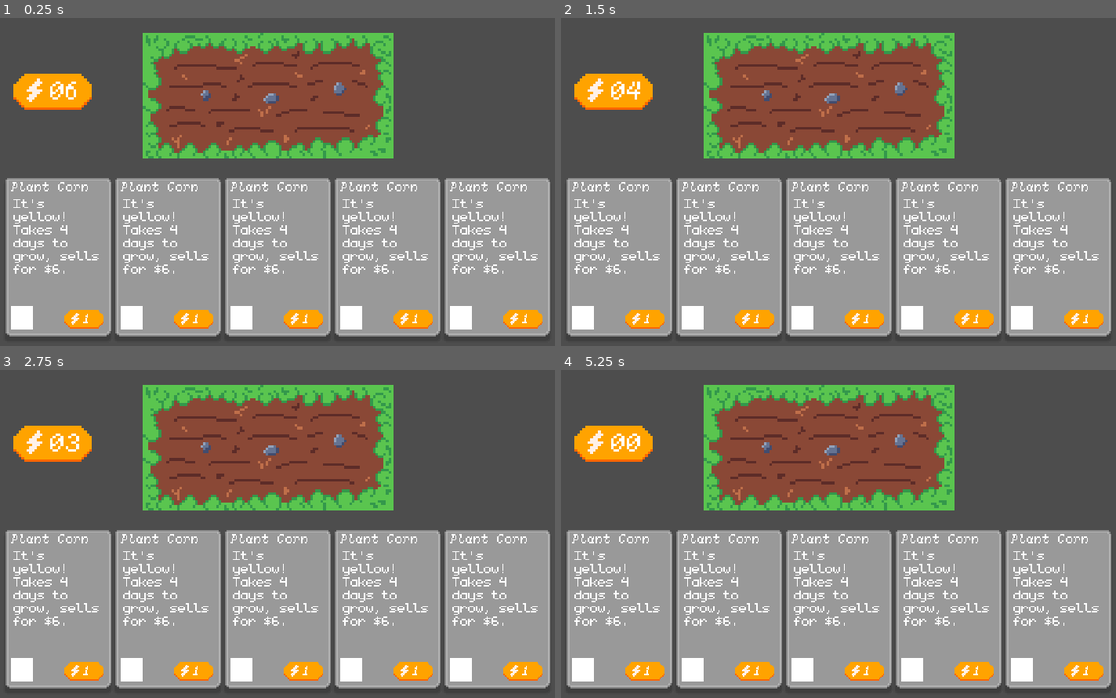
Above: before the commit, frames 1-4 (two rows, left to right).
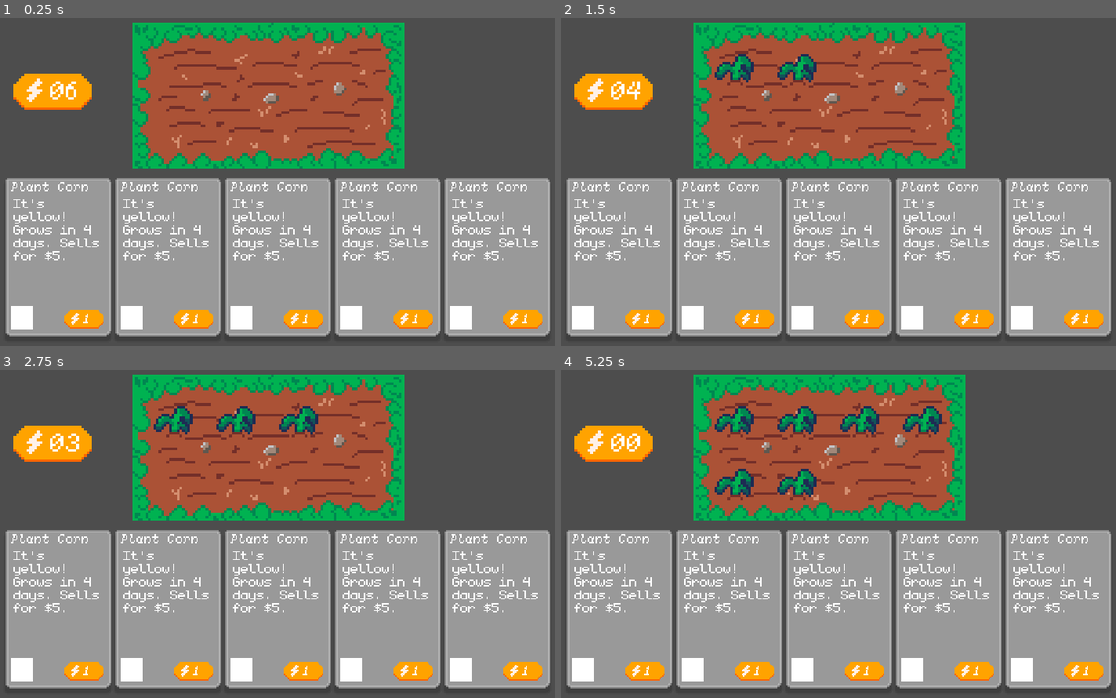
Above: after the commit, the same moments.

Repository: Hex-4/carden
Game: Godot game, scene res://main-test.tscn
Same seed, same stepped clock (60 frames per second), same inputs: the game is played once before the commit and once after it.
Inputs (mouse positions are in pixels of both pictures, inside the frame that each line leads up to):
- Up to frame 1 (0.25 s): no input
- Up to frame 2 (1.5 s): tap Enter at 0.5 s; drag from (616, 257) to (899, 113) at 0.52 s; tap Space at 1.25 s; drag from (727, 257) to (805, 260) at 1.27 s
- Up to frame 3 (2.75 s): tap Enter at 2 s; move the mouse to (277, 609) at 2.02 s; hold Right from 2.03 s (still down); tap Alt at 2.1 s; click (277, 609) at 2.17 s
- Up to frame 4 (5.25 s): release Right at 2.75 s; tap Space at 2.75, 4.25 s; drag from (949, 609) to (649, 488) at 2.77 s; tap Enter at 3.5 s; drag from (1060, 609) to (871, 540) at 3.52 s; drag from (649, 488) to (744, 452) at 4.27 s; move the mouse to (871, 540) at 5.02 s; hold Down from 5.03 s (still down); tap Alt at 5.1 s; click (871, 540) at 5.17 s

The runs differ from the first frame. In frame 1, 23% of the frame differs, in the area x 2-97%, y 1-78%; in frame 2, 23%; in frame 3, 23%; in frame 4, 23%.

Commit message:
draw corn, make planting infra!

Diff:
--- /dev/null
+++ b/infra/scripts/CropTile.gd
@@ -0,0 +1,12 @@
+extends RefCounted
+class_name CropTile
+
+var crop_type: String = ""
+var turns_remaining: int = 0
+var is_empty: bool = true
+var planted_by: CardData = null
+
+func reset():
+	crop_type = ""
+	turns_remaining = 0
+	is_empty = true
--- a/infra/scripts/card_info.gd
+++ b/infra/scripts/card_info.gd
@@ -1,8 +1,13 @@
 class_name CardData
 extends Resource
+
+enum TargetType {
+	NONE,
+	CARD_TARGET
+}
 
 var card_name: String = "Card Title"
 var cost: int = 0
 var description: String = "I do something! I hope!"
-var needs_target: bool = false
-var effect: Callable = func(gm): print("this should never be called but if it is getting called then that means that a test card is getting created... uuh...")
+var needs_target: TargetType = TargetType.NONE
+var effect: Callable = func(_gm): print("this should never be called but if it is getting called then that means that a test card is getting created... uuh...")
--- /dev/null
+++ b/infra/scripts/card_lib.gd
@@ -0,0 +1,12 @@
+class_name CardLib
+extends RefCounted
+
+static func corn_card():
+	var card = CardData.new()
+	card.card_name = "Plant Corn"
+	card.cost = 1
+	card.description = "It's yellow! Grows in 4 days. Sells for $5."
+	card.needs_target = CardData.TargetType.NONE
+	card.effect = func(gm: GameManager):
+		gm.farm.plant_corn()
+	return card
--- /dev/null
+++ b/infra/scripts/farm.gd
@@ -0,0 +1,41 @@
+extends TileMapLayer
+class_name Farm
+
+var tiles: Array[CropTile] = [
+	CropTile.new(),
+	CropTile.new(),
+	CropTile.new(),
+	CropTile.new(),
+	CropTile.new(),
+	CropTile.new(),
+	CropTile.new(),
+	CropTile.new(),
+]
+
+var coords_to_tiles = [
+	Vector2(0, 0),
+	Vector2(1, 0),
+	Vector2(2, 0),
+	Vector2(3, 0),
+	Vector2(0, 1),
+	Vector2(1, 1),
+	Vector2(2, 1),
+	Vector2(3, 1),
+]
+
+func is_crop_empty(crop: CropTile):
+	if crop.is_empty:
+		return true
+	else:
+		return false
+
+func plant_corn():
+	var empty_idx = tiles.find_custom(is_crop_empty.bind())
+	var c: CropTile = tiles[empty_idx]
+
+	c.crop_type = "corn"
+	c.is_empty = false
+	c.planted_by = CardLib.corn_card()
+	c.turns_remaining = 4
+
+	set_cell(coords_to_tiles[empty_idx], 0, Vector2(1, 0))
--- a/infra/scripts/game_manager.gd
+++ b/infra/scripts/game_manager.gd
@@ -3,21 +3,16 @@
 
 var base_card_scene: PackedScene = preload("res://infra/card.tscn")
 
-var corn_data = CardData.new()
-
 @onready var energy_label = %EnergyLevel
 
 var energy = 6
 
-func load_cards():
-	corn_data.card_name = "Plant Corn"
-	corn_data.description = "It's yellow! Takes 4 days to grow, sells for $6."
-	corn_data.cost = 1
+var corn_data = CardLib.corn_card()
 
+@onready var farm: Farm = $Screen/Farm
 
 # Called when the node enters the scene tree for the first time.
 func _ready() -> void:
-	load_cards()
 	create_card(corn_data)
 	create_card(corn_data)
 	create_card(corn_data)
--- a/main-test.tscn
+++ b/main-test.tscn
@@ -1,9 +1,24 @@
-[gd_scene load_steps=5 format=3 uid="uid://btn12n75otxaf"]
+[gd_scene load_steps=9 format=3 uid="uid://btn12n75otxaf"]
 
 [ext_resource type="Texture2D" uid="uid://cb6o10lqbkm0u" path="res://art-sources/energy-pill.png" id="3_1kwsd"]
+[ext_resource type="Texture2D" uid="uid://c2smapoi7ts8o" path="res://art-sources/corn.png" id="3_g7jtv"]
 [ext_resource type="Script" uid="uid://cfjx3gq8snege" path="res://infra/scripts/game_manager.gd" id="4_1kwsd"]
 [ext_resource type="Texture2D" uid="uid://bupe615yjnvp7" path="res://art-sources/farm.png" id="4_g7jtv"]
 [ext_resource type="FontFile" uid="uid://vn6bc7r65hl5" path="res://monogram-extended-italic.ttf" id="4_k6y1p"]
+[ext_resource type="Script" uid="uid://mv8r7efth5py" path="res://infra/scripts/farm.gd" id="4_xgctr"]
+
+[sub_resource type="TileSetAtlasSource" id="TileSetAtlasSource_k6y1p"]
+resource_name = "corn"
+texture = ExtResource("3_g7jtv")
+texture_region_size = Vector2i(24, 24)
+0:0/0 = 0
+1:0/0 = 0
+2:0/0 = 0
+3:0/0 = 0
+
+[sub_resource type="TileSet" id="TileSet_xgctr"]
+tile_size = Vector2i(24, 24)
+sources/0 = SubResource("TileSetAtlasSource_k6y1p")
 
 [node name="GameManager" type="Node"]
 script = ExtResource("4_1kwsd")
@@ -31,13 +46,17 @@
 grow_vertical = 0
 alignment = 1
 
-[node name="TileMapLayer" type="TileMapLayer" parent="Screen"]
+[node name="FarmBG" type="Sprite2D" parent="Screen"]
 position = Vector2(233, 63)
-metadata/_edit_group_ = true
-
-[node name="Sprite2D" type="Sprite2D" parent="Screen/TileMapLayer"]
 scale = Vector2(2, 2)
 texture = ExtResource("4_g7jtv")
+
+[node name="Farm" type="TileMapLayer" parent="Screen"]
+position = Vector2(137, 15)
+scale = Vector2(2, 2)
+tile_set = SubResource("TileSet_xgctr")
+script = ExtResource("4_xgctr")
+metadata/_edit_group_ = true
 
 [node name="TextureRect" type="TextureRect" parent="Screen"]
 layout_mode = 1
Binary file added: art-sources/corn.aseprite
Binary file added: art-sources/corn.png
Not shown, added: art-sources/corn.png.import
Binary file changed: art-sources/farm.aseprite
Binary file changed: art-sources/farm.png
Not shown, added: infra/scripts/CropTile.gd.uid
Not shown, added: infra/scripts/card_lib.gd.uid
Not shown, added: infra/scripts/farm.gd.uid
